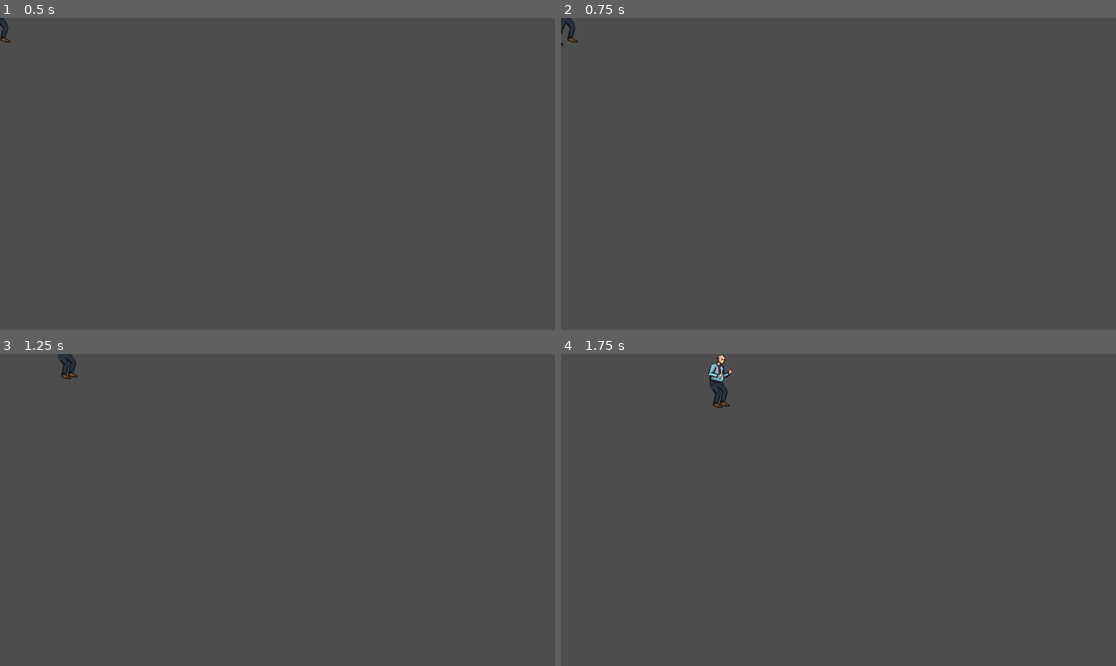
Above: before the commit, frames 1-4 (two rows, left to right).
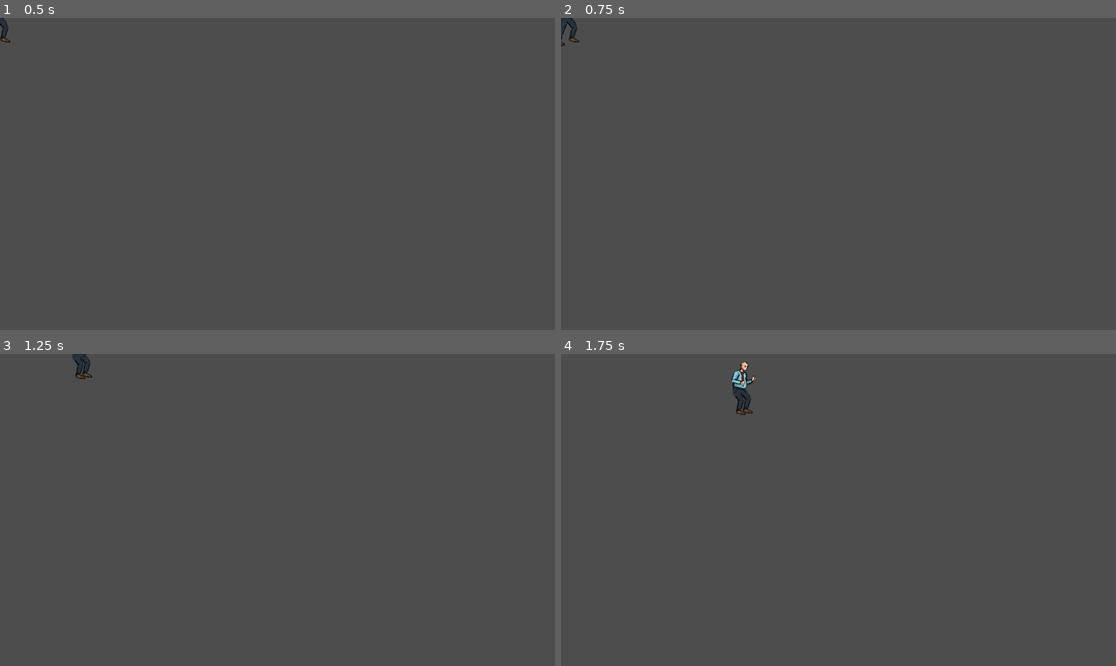
Above: after the commit, the same moments.

Repository: Rionit/GDS-Jam-2025
Game: Godot game, scene res://scenes/Player.tscn
Same seed, same stepped clock (60 frames per second), same inputs: the game is played once before the commit and once after it. This scene is started directly instead of the project's main scene. The engine's default icon, where the game draws it, is replaced by a stand-in: a white triangle on a blue panel in a dark square.
Inputs:
- Up to frame 1 (0.5 s): no input
- Up to frame 2 (0.75 s): tap Enter (ui_accept) at 0.5 s; hold D (right) from 0.53 s (still down)
- Up to frame 3 (1.25 s): keep holding D (right); tap Enter (ui_accept) at 0.77 s
- Up to frame 4 (1.75 s): release D (right) at 1.28 s; hold S (down) from 1.28 s (still down); tap Enter (ui_accept) at 1.52 s

Frame 1 is identical in both runs. In frame 2, less than 0.1% of the frame differs, in the area x 0-4%, y 0-10%; in frame 3, 0.4%; in frame 4, 0.8%, in the area x 26-36%, y 0-20%.

Commit message:
Improved player movement

Diff:
--- a/scenes/Player.tscn
+++ b/scenes/Player.tscn
@@ -4,9 +4,8 @@
 [ext_resource type="Texture2D" uid="uid://clr8t4qgvdppx" path="res://sprites/player/animations/walking/player_idle.png" id="2_mdl7e"]
 [ext_resource type="Texture2D" uid="uid://6lyhpyqot7wu" path="res://sprites/player/animations/walking/player_walk.png" id="3_qu4a1"]
 
-[sub_resource type="CapsuleShape2D" id="CapsuleShape2D_3li8b"]
-radius = 27.0
-height = 176.0
+[sub_resource type="CircleShape2D" id="CircleShape2D_3li8b"]
+radius = 24.063549
 
 [sub_resource type="Animation" id="Animation_qlg0r"]
 length = 0.001
@@ -57,9 +56,9 @@
 motion_mode = 1
 
 [node name="CollisionShape2D" type="CollisionShape2D" parent="PlayerBody"]
-position = Vector2(-1, 3)
+position = Vector2(8, 92)
 scale = Vector2(1.6207087, 1.0434494)
-shape = SubResource("CapsuleShape2D_3li8b")
+shape = SubResource("CircleShape2D_3li8b")
 
 [node name="PlayerSprite" type="Sprite2D" parent="PlayerBody"]
 position = Vector2(4, 8)
--- a/scripts/PlayerController.gd
+++ b/scripts/PlayerController.gd
@@ -3,8 +3,18 @@
 ## Controls player movement and combat
 class_name PlayerController
 
-## Player movement dampening multiplier
-const DAMPENING_FACTOR = 0.995
+## Player movement dampening multiplier if the player is moving
+@export_range(0.90, 0.99)
+var dampeningFactorMoving = 0.99
+
+## Player movement dampening multiplier if the player is not moving
+@export_range(0.90,0.99)
+var dampeningFactorStationary = 0.96
+
+## Should the movement be damped more if the character moves in a
+## direction opposite to what the player is pressing ?
+@export
+var dampOppositeDirection = false
 
 ## Minimum squared velocity size for the player to animate walking
 const MIN_SPEED_SQUARED = 2500
@@ -20,10 +30,8 @@
 @export
 var walkingAnim : AnimationPlayer
 
-
 ## Whether the player walking animation is currently playing or not
 var playingWalk = false
-
 
 ## Enum for mapping movement keys
 enum KEY { LEFT, RIGHT, UP, DOWN}
@@ -38,7 +46,6 @@
 # Called when the node enters the scene tree for the first time.
 func _ready() -> void:
 	pressedMoveKeys = []
-	pass # Replace with function body.
 
 # Called every frame. 'delta' is the elapsed time since the previous frame.
 func _process(delta: float) -> void:
@@ -73,24 +80,29 @@
 	for key in pressedMoveKeys:
 		if !processedHorizontal && key <= KEY.RIGHT:
 			if key == KEY.LEFT:
-				velocity.x -= delta * 1000
+				velocity.x = -1
 			elif key == KEY.RIGHT:
-				velocity.x += delta * 1000
+				velocity.x = 1
 
 			processedHorizontal = true
 			continue
 		if !processedVertical && key >= KEY.UP:
 			if key == KEY.UP:
-				velocity.y -= delta * 1000
+				velocity.y = -1
 			elif key == KEY.DOWN:
-				velocity.y += delta * 1000
+				velocity.y = 1
 			processedVertical = true
 			continue
 		if processedHorizontal && processedVertical:
 			break
+	velocity = velocity.normalized() * delta * 1300
 	body.velocity += velocity
-	body.velocity *= DAMPENING_FACTOR
 
+	if velocity == Vector2.ZERO || \
+	 (dampOppositeDirection && velocity.dot(body.velocity) < 0) :
+		body.velocity *= dampeningFactorStationary
+	else:
+		body.velocity *= dampeningFactorMoving
 
 	var speedSquared = body.velocity.length_squared()
 
@@ -102,4 +114,4 @@
 		print("Playing anim")
 		playingWalk = true
 		walkingAnim.play("WalkingAnim")
-	sprite.flip_h = body.velocity.x >= 0
+	sprite.flip_h = velocity.x >= 0
